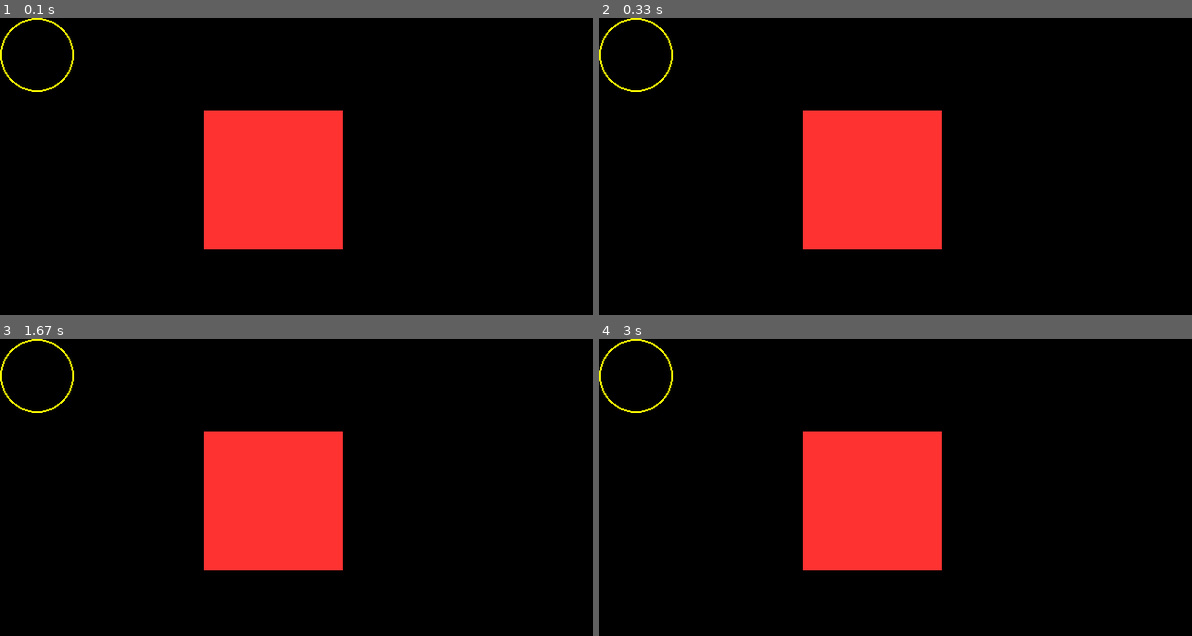
Above: before the commit, frames 1-4 (two rows, left to right).
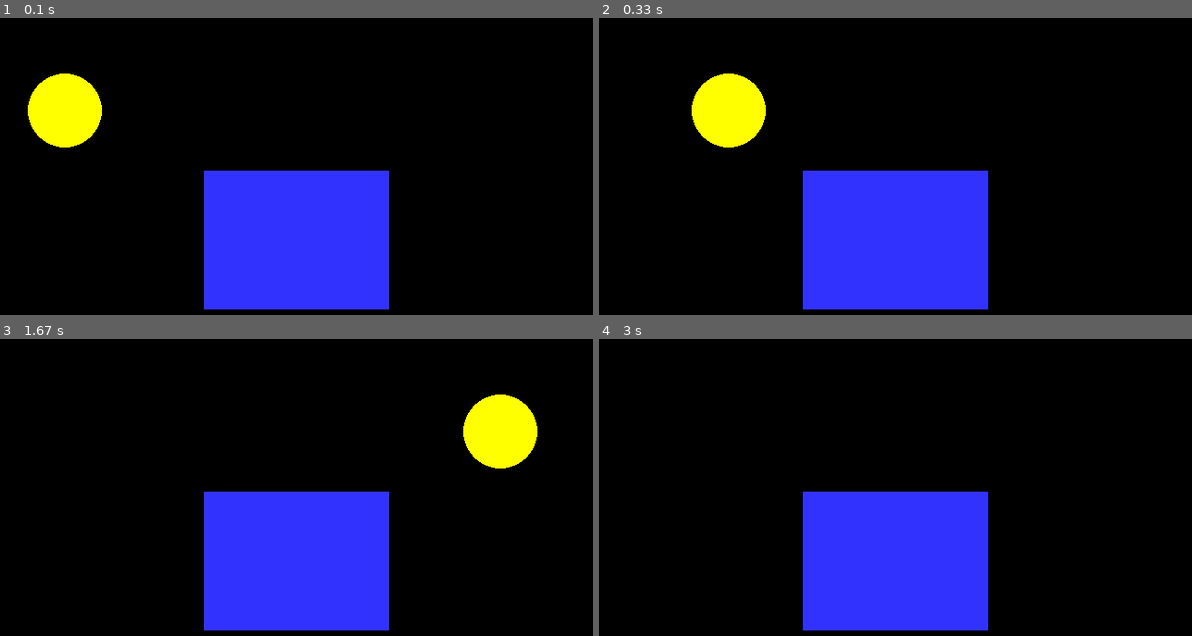
Above: after the commit, the same moments.

Repository: Jamin252/pygame
Game: pygame game, started from template.py
Two runs of this game, one before a commit and one after it. Both use one fixed random seed, a clock stepped at 60 frames per second and the inputs below.
Inputs:
- Up to frame 1 (0.1 s): no input
- Up to frame 2 (0.33 s): no input
- Up to frame 3 (1.67 s): no input
- Up to frame 4 (3 s): no input

The runs differ from the first frame. In frame 1, 22% of the frame differs, in the area x 0-66%, y 0-99%; in frame 2, 22%; in frame 3, 22%; in frame 4, 20%.

Commit message:
Update template.py

Diff:
--- a/template.py
+++ b/template.py
@@ -18,6 +18,8 @@
 pygame.display.set_caption("My window")
 # -- Exit game flag set to False
 done = False
+sun_x = 40
+sun_y = 100
 # -- Manages how fast screen refresh
 clock = pygame.time.Clock()
 
@@ -30,16 +32,16 @@
         #Endif
     #Next event
     #--Game logic goes after this comment
-
+    sun_x += 5
     # -- Screen background is BLACK
     screen.fill(BLACK)
 
     # -- Draw here
     # screen, [red, blue, green], (left, top, width, height))
-    pygame.draw.rect(screen,RED,(220,100,150,150))
+    pygame.draw.rect(screen,BLUE,(220,165,200,150))
 
     # circle(surface, color, center, radius, width)
-    pygame.draw.circle(screen,YELLOW,(40,40),40,2)
+    pygame.draw.circle(screen,YELLOW,(sun_x,sun_y),40,0)
 
     # -- flip display to reveal new position of objects
     pygame.display.flip()
